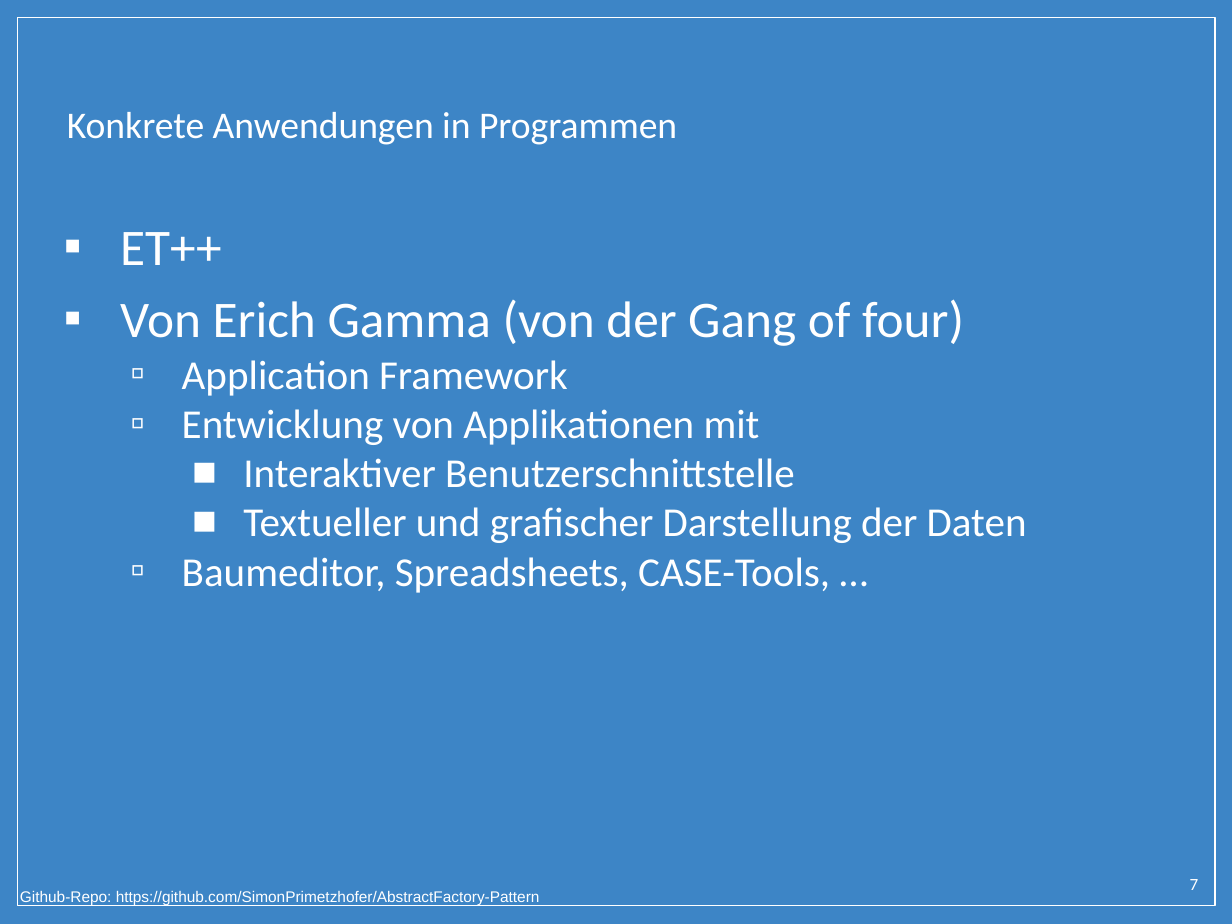
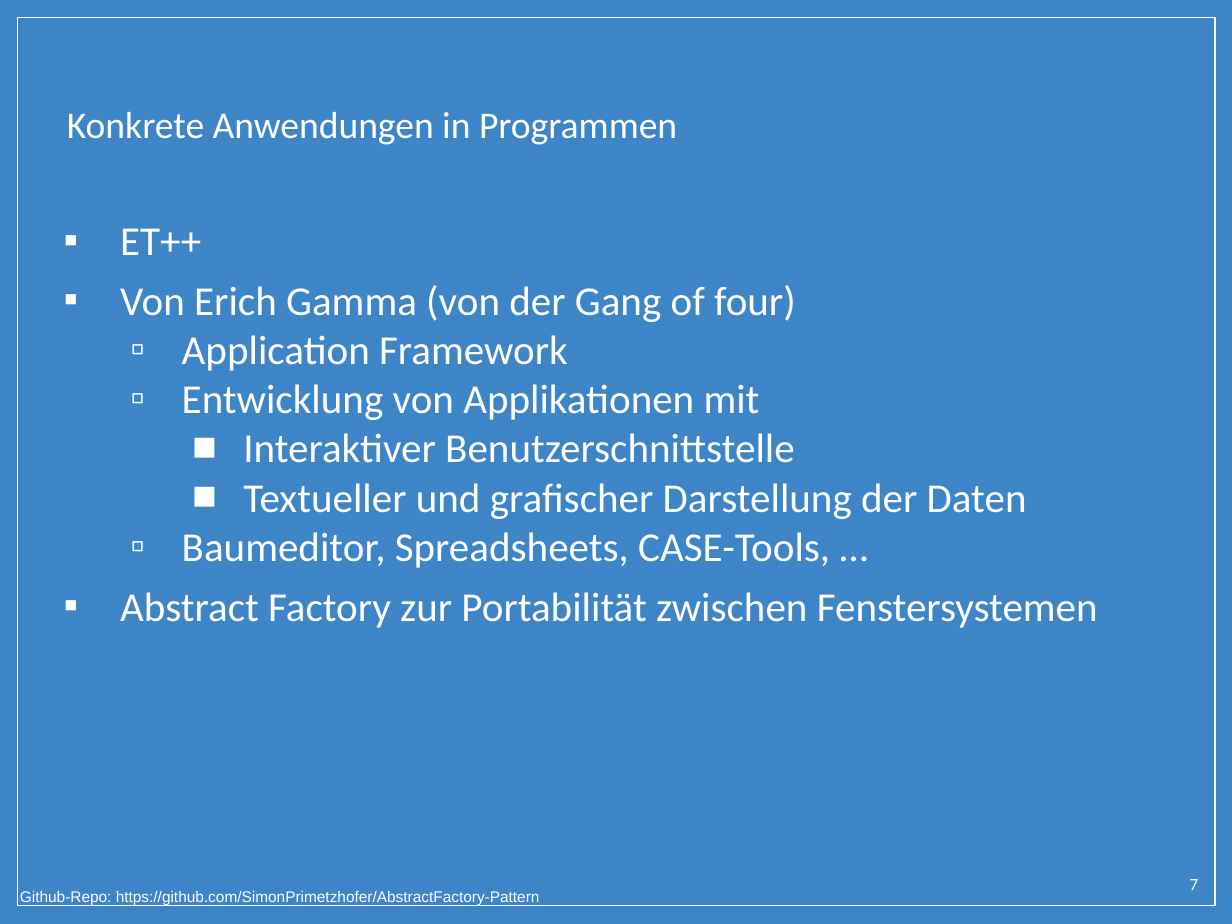
Before and after one commit to SimonPrimetzhofer/AbstractFactory-Pattern, a slide deck: slide 7 of Presentation/Abstract_Factory.pptx. Drawn at 1232x924 pixels with LibreOffice and Linux fonts; fonts in the diff are those of the drawing; background and template pictures are left out. Boxes give left, top, right and bottom in pixels: in the first picture for what was removed or moved away, otherwise in the second. Text is boxed around its words. In the diff, an @@ line names an element or a change of style, - is before the commit and + after.

```diff
--- a/Presentation/Abstract_Factory.pptx
+++ b/Presentation/Abstract_Factory.pptx
@@ text at box(120, 228, 796, 322): size 30 to 24 pt in "ET++", "Von Erich Gamma (von der Gang of ..." @@
@@ text at box(120, 592, 1098, 628): paragraph added @@
+▪ Abstract Factory zur Portabilität zwischen Fenstersystemen
```
Also in this commit, not shown: 9 other slides changed, 1 other file.
